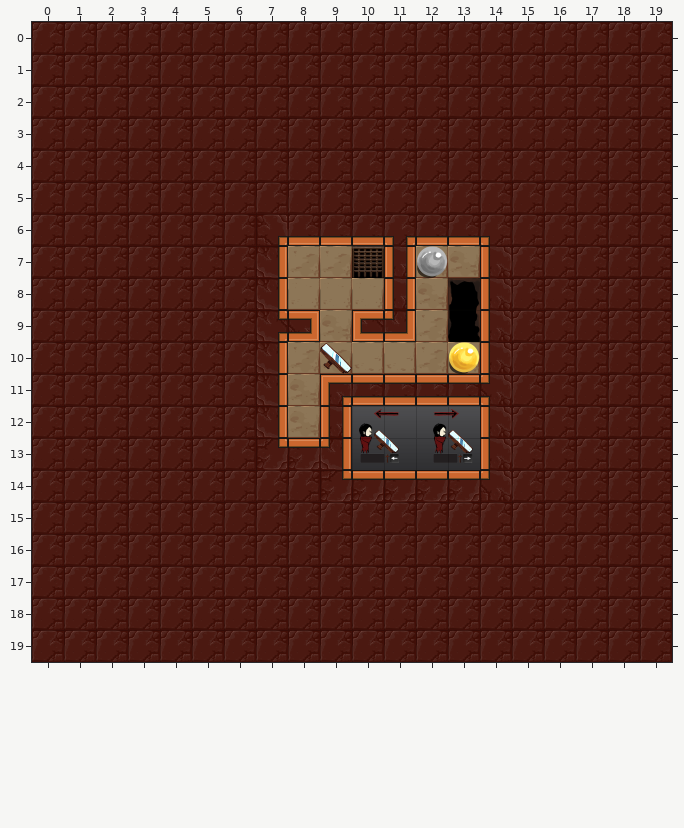
Tiled map: assets/levels/tutorial2.tmx. The picture above is the old version.
Cells are 128x128 px. Shown: x 0..19, y 0..19.
Now the later version:
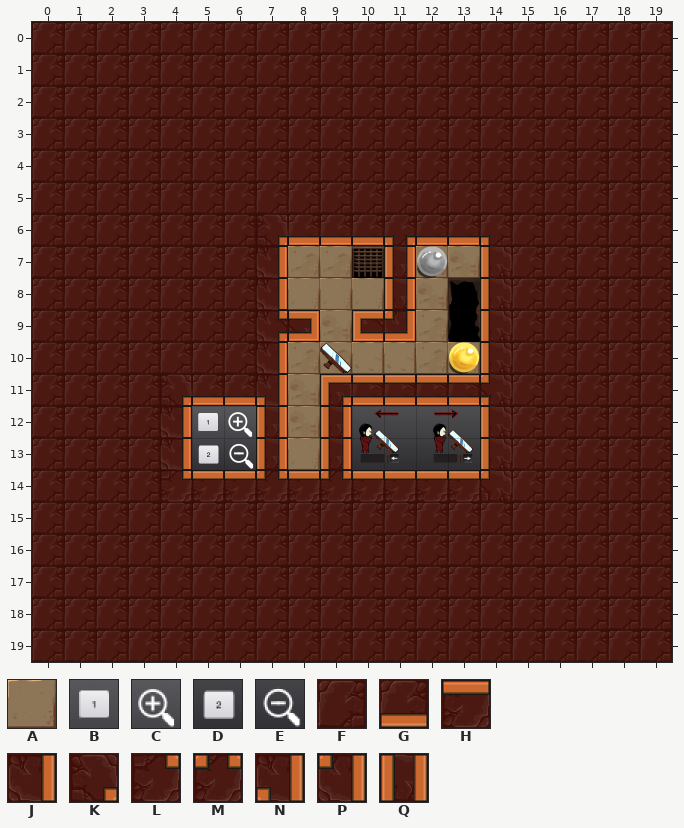
Key: from "floors": A 2; from "tutorialImages": B 40, C 41, D 44, E 45; from "walls": F 0, G 5, H 7, J 8, K 10, L 11, M 20, N 31, P 35, Q 37.
_ is an empty cell.
See-through tiles are keyed as they look on the map.
Log entry: Added zoom in and out icons to tutorial levels
Edits made:
{"where": "layer \"Floor\""}
{"y":13,"x":8,"old":"_","new":"A"}
{"where": "layer \"Walls\""}
{"y":11,"x":4,"old":"FFFJ","new":"KGGN"}
{"y":12,"x":4,"old":"FFFJ","new":"J__Q"}
{"y":13,"x":4,"old":"FFFLHP","new":"J__Q_Q"}
{"y":14,"x":4,"old":"FFFFFL","new":"LHHMHM"}
{"where": "layer \"Tutorial Images\""}
{"y":12,"x":5,"old":"__","new":"BC"}
{"y":13,"x":5,"old":"__","new":"DE"}
{"label":"changed","picture_box":[160,375,343,502]}
